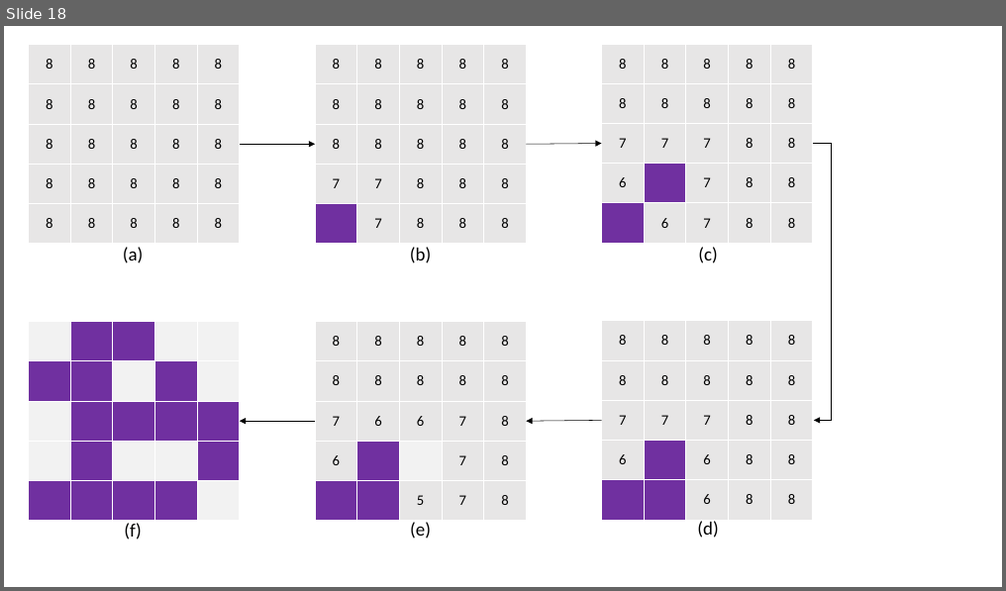
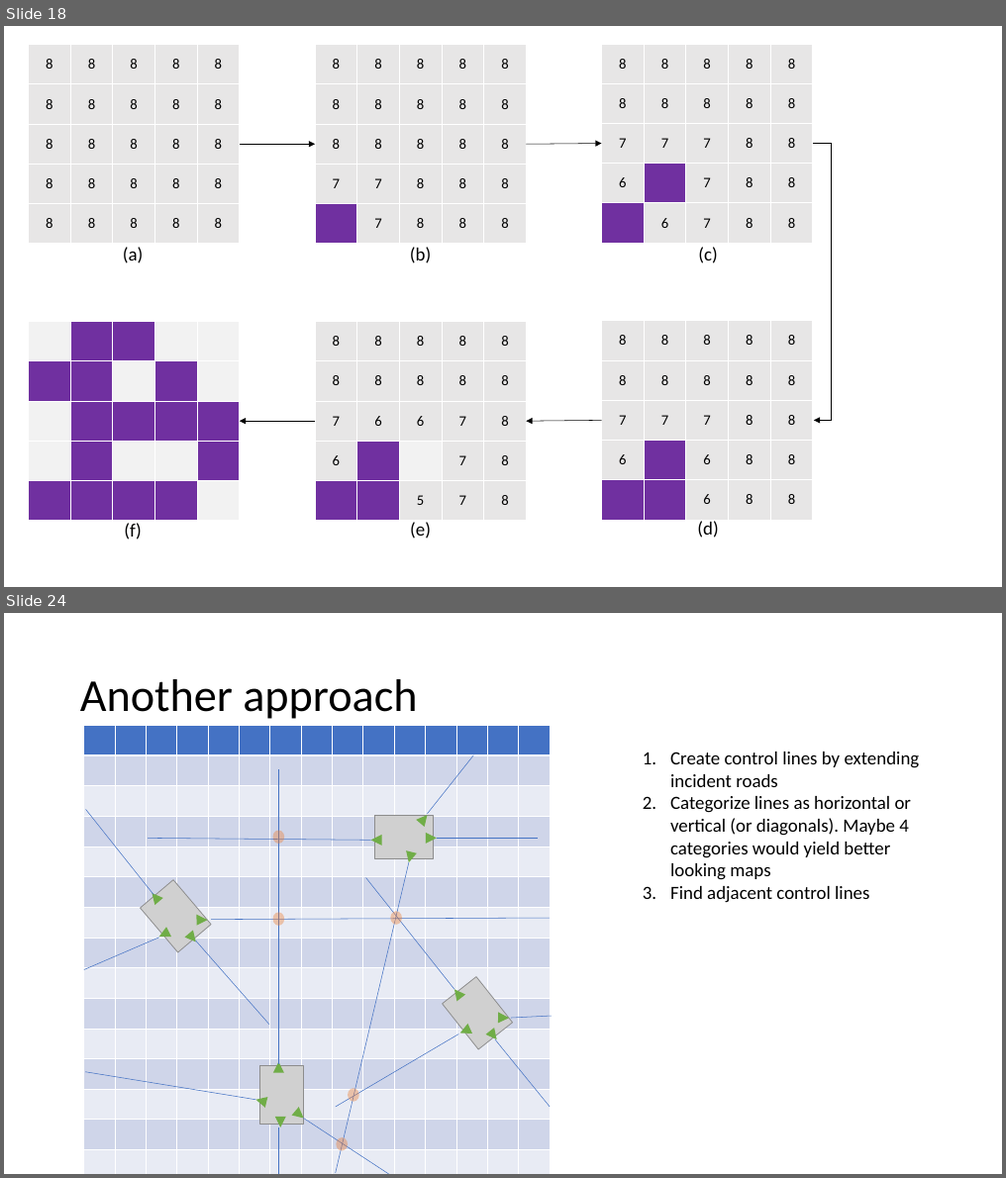
Before and after one commit to AugmentedDesignLab/junction-art, a slide deck: plan/road gen plan.pptx. Shown one above the other, each under a label of ours: slide 18 before the commit, slides 18 and 24 after it; the slides between them are not shown. The pictures are 1006x591 and 1006x1178 pixels, drawn with LibreOffice and Linux fonts; fonts in the diff are those of the drawing; grey boxes stand for pictures. Boxes give left, top, right and bottom in pixels: in the first picture for what was removed or moved away, otherwise in the second. Text is boxed around its words. In the diff, an @@ line names an element or a change of style, - is before the commit and + after.

```diff
--- a/plan/road gen plan.pptx
+++ b/plan/road gen plan.pptx
@@ slide 24 added at (4, 613, 1002, 1174), background #FFFFFF @@
@@ title added at (80, 679, 417, 719), 44 pt, text #000000 @@
+Another approach
@@ table added at (84, 725, 545, 1174), 15 rows, 15 columns @@
+ |  |  |  |  |  |  |  |  |  |  |  |  |  | 
+ |  |  |  |  |  |  |  |  |  |  |  |  |  | 
+ |  |  |  |  |  |  |  |  |  |  |  |  |  | 
+ |  |  |  |  |  |  |  |  |  |  |  |  |  | 
+ |  |  |  |  |  |  |  |  |  |  |  |  |  | 
+ |  |  |  |  |  |  |  |  |  |  |  |  |  | 
+ |  |  |  |  |  |  |  |  |  |  |  |  |  | 
+ |  |  |  |  |  |  |  |  |  |  |  |  |  | 
+ |  |  |  |  |  |  |  |  |  |  |  |  |  | 
+ |  |  |  |  |  |  |  |  |  |  |  |  |  | 
+ |  |  |  |  |  |  |  |  |  |  |  |  |  | 
+ |  |  |  |  |  |  |  |  |  |  |  |  |  | 
+ |  |  |  |  |  |  |  |  |  |  |  |  |  | 
+ |  |  |  |  |  |  |  |  |  |  |  |  |  | 
+ |  |  |  |  |  |  |  |  |  |  |  |  |  | 
@@ line added from (427, 814) to (473, 756), #4472C4 0.5 pt @@
@@ text added at (670, 752, 920, 903), 18 pt, text #000000 @@
+1. Create control lines by extending incident roads
+2. Categorize lines as horizontal or vertical (or diagonals). Maybe 4 categories would yield better looking maps
+3. Find adjacent control lines
@@ line added from (279, 1064) to (279, 769), #4472C4 0.5 pt @@
@@ line added from (153, 894) to (85, 809), #4472C4 0.5 pt @@
@@ line added from (371, 840) to (148, 839), #4472C4 0.5 pt @@
@@ ellipse added at (272, 830, 284, 844), fill #ED7D31 at 39% opacity @@
@@ group added at (371, 815, 437, 863): 4 arrows, 1 picture @@
@@ line added from (437, 839) to (538, 839), #4472C4 0.5 pt @@
@@ line added from (409, 863) to (336, 1173), #4472C4 0.5 pt @@
@@ line added from (454, 989) to (366, 878), #4472C4 0.5 pt @@
@@ group added at (140, 880, 211, 953): 4 arrows, 1 picture @@
@@ line added from (159, 938) to (84, 970), #4472C4 0.5 pt @@
@@ line added from (211, 920) to (549, 918), #4472C4 0.5 pt @@
@@ ellipse added at (272, 912, 284, 926), fill #ED7D31 at 39% opacity @@
@@ ellipse added at (390, 912, 402, 925), fill #ED7D31 at 39% opacity @@
@@ line added from (269, 1025) to (196, 941), #4472C4 0.5 pt @@
@@ group added at (442, 977, 512, 1050): 4 arrows, 1 picture @@
@@ line added from (511, 1018) to (551, 1016), #4472C4 0.5 pt @@
@@ line added from (459, 1035) to (336, 1107), #4472C4 0.5 pt @@
@@ line added from (495, 1040) to (549, 1107), #4472C4 0.5 pt @@
@@ line added from (256, 1100) to (85, 1072), #4472C4 0.5 pt @@
@@ group added at (256, 1062, 303, 1128): 4 arrows, 1 picture @@
@@ ellipse added at (348, 1088, 358, 1102), fill #ED7D31 at 39% opacity @@
@@ line added from (279, 1128) to (279, 1174), #4472C4 0.5 pt @@
@@ line added from (303, 1118) to (394, 1174), #4472C4 0.5 pt @@
@@ ellipse added at (337, 1138, 348, 1152), fill #ED7D31 at 39% opacity @@
```
Also in this commit, not shown: 6 other slides added, 2 other files.
